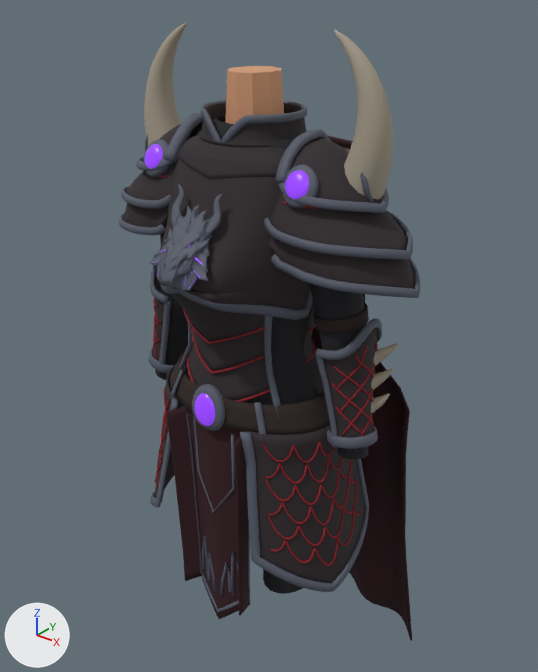
The glTF model assets/models/gear/a_dragonknight_dark_f.glb as it was, and as the next commit left it.
Rendered twice from a camera (50 mm lens) standing at (0.854, -1.015, 1.677) and looking at (-0.011, 0.066, 1.007). The axes (+X, +Y, +Z) are drawn at lower left. The lights are the same throughout. The first picture is the older version. Vertices at exactly the same position are counted once.

Names of what the first picture shows: 'DragonKnight', 'Neck', 'Sleeves', 'Under' and 1 more.
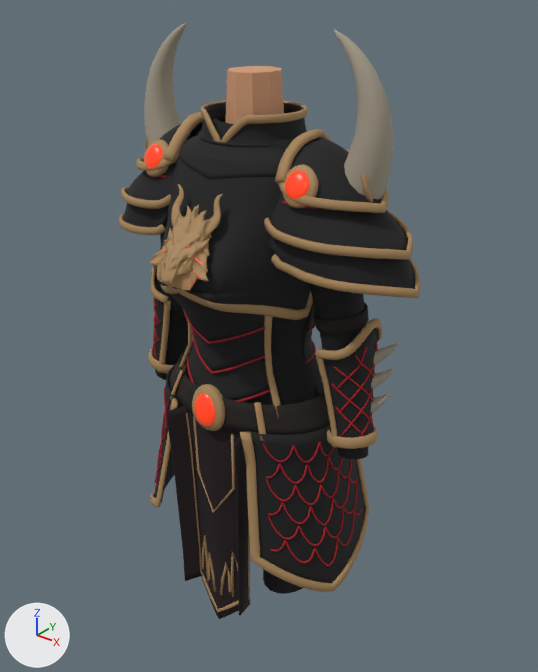
Boxes [x1, y1, x2, y2] around the edits, measured in the pictures (538 x 672 px):
'DragonKnight', surface changed, recoloured, reshaped
    before: [119, 22, 421, 641]
    after: [119, 22, 421, 619]
part 1 of me_dragonknight, deleted
    before: [311, 136, 412, 641]

Patch to the scene script:
```diff
--- a/assets/models/gear/a_dragonknight_dark_f.glb.py
+++ b/assets/models/gear/a_dragonknight_dark_f.glb.py
@@ mat_drk_dark_gold @@
 n2 = _N.new('ShaderNodeMix'); n2.name = 'Mix'
 n2.inputs[0].default_value = 1.0  # 'Factor'
-n2.inputs[7].default_value = (0.0908, 0.102, 0.138, 1.0)  # 'B', greyish blue #555a68
+n2.inputs[7].default_value = (0.397, 0.242, 0.102, 1.0)  # 'B', brown #a9875a
 n3 = _N.new('ShaderNodeVertexColor'); n3.name = 'Color Attribute'
@@ mat_drk_dark_gem_flat @@
 n0 = _N.new('ShaderNodeBsdfPrincipled'); n0.name = 'Principled BSDF'
 n0.inputs[2].default_value = 0.3  # 'Roughness'
-n0.inputs[27].default_value = (0.164, 0.0371, 0.5, 1.0)  # 'Emission Color', purple #7136bc
+n0.inputs[27].default_value = (0.5, 0.0342, 0.00516, 1.0)  # 'Emission Color', orange #bc3410
 n0.inputs[28].default_value = 1.0  # 'Emission Strength'
@@ mat_drk_dark_gem_flat @@
 n2 = _N.new('ShaderNodeMix'); n2.name = 'Mix'
 n2.inputs[0].default_value = 1.0  # 'Factor'
-n2.inputs[7].default_value = (0.198, 0.0252, 0.745, 1.0)  # 'B', purple #7b2ce0
+n2.inputs[7].default_value = (0.807, 0.0296, 0.0116, 1.0)  # 'B', red #e8301c
 n3 = _N.new('ShaderNodeVertexColor'); n3.name = 'Color Attribute'
@@ me_dragonknight @@
 # used by ob_dragonknight; location = (0.0, 0.0, 0.0)
-me_dragonknight.from_pydata(...)  # 43378 vertices, 84065 faces; spans x -0.347..0.347, y -0.225..0.274, z 0.251..1.601
+me_dragonknight.from_pydata(...)  # 40481 vertices, 78361 faces; spans x -0.347..0.347, y -0.225..0.202, z 0.38..1.601
+# me_dragonknight part 1: 11 loose pieces with 2897 vertices, spanning x -0.319..0.319, y 0.079..0.274, z 0.251..1.408, are deleted
 me_dragonknight.materials.append(mat_drk_dark_red)
```
